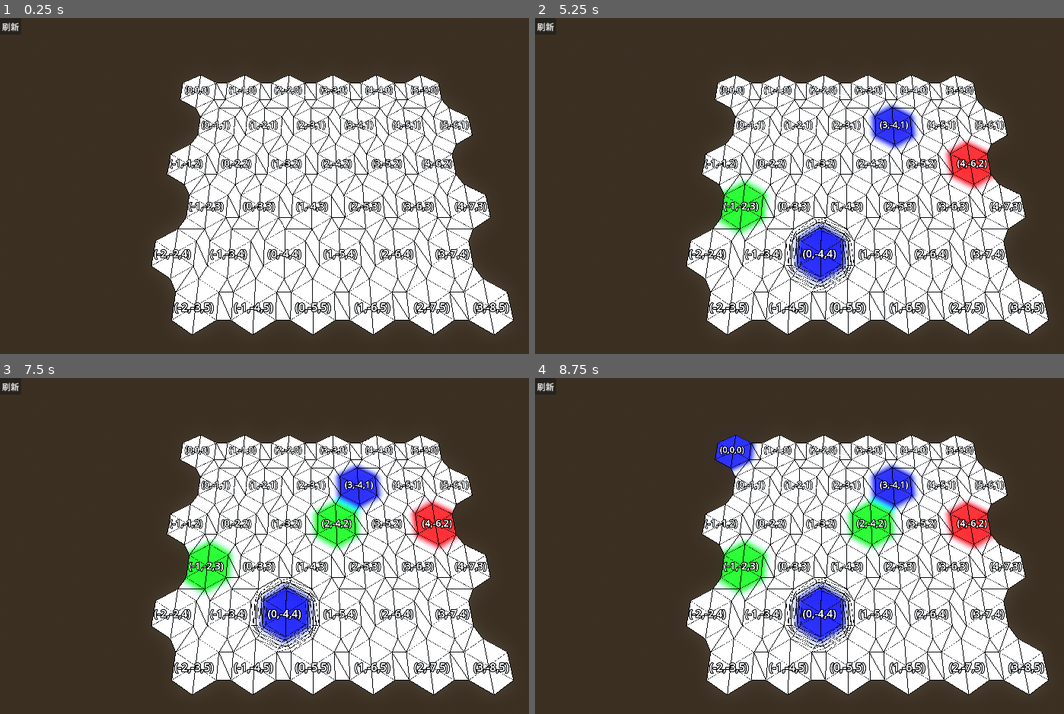
Above: before the commit, frames 1-4 (two rows, left to right).
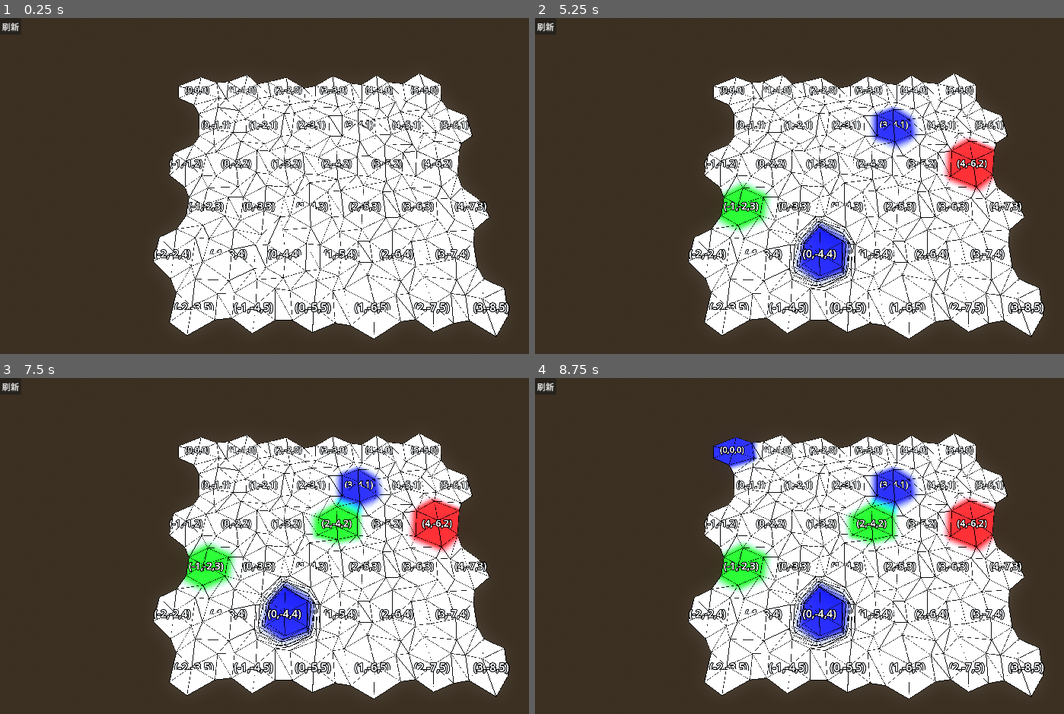
Above: after the commit, the same moments.

Repository: LiGameAcademy/godot_hex_map
Game: Godot game, scene res://scenes/main.tscn
Two runs of this game, one before a commit and one after it. Both use one fixed random seed, a clock stepped at 60 frames per second and the inputs below.
Inputs (mouse positions are in pixels of both pictures, inside the frame that each line leads up to):
- Up to frame 1 (0.25 s): no input
- Up to frame 2 (5.25 s): click "刷新" at 0.5 s; click "刷新" at 1.25 s; click "刷新" at 2 s; tap Enter at 2.75, 4.25 s; move the mouse to (974, 172) at 2.77 s; tap 1 at 2.85 s; click (974, 172) at 2.92 s; tap Space at 3.5, 5 s; move the mouse to (714, 206) at 3.52 s; tap 2 at 3.6 s; click (714, 206) at 3.67 s; move the mouse to (900, 112) at 4.27 s; tap 3 at 4.35 s; click (900, 112) at 4.42 s; move the mouse to (810, 256) at 5.02 s; tap Q at 5.1 s; click (810, 256) at 5.17 s
- Up to frame 3 (7.5 s): tap Enter at 5.75 s; move the mouse to (486, 599) at 5.77 s; tap E at 5.85 s; click (486, 599) at 5.92 s; tap Space at 6.5 s; move the mouse to (121, 498) at 6.52 s; tap 1 at 6.6 s; click (121, 498) at 6.67 s; move the mouse to (333, 549) at 7.27 s; tap 2 at 7.35 s; click (333, 549) at 7.42 s
- Up to frame 4 (8.75 s): move the mouse to (746, 462) at 8.02 s; tap 3 at 8.1 s; click (746, 462) at 8.17 s

The runs differ from the first frame. In frame 1, 6.9% of the frame differs, in the area x 28-98%, y 16-96%; in frame 2, 8.4%; in frame 3, 8.8%; in frame 4, 8.9%.

Commit message:
9-噪声扰动：噪声与顶点扰动

Diff:
--- a/prefabs/hex_grid.gd
+++ b/prefabs/hex_grid.gd
@@ -4,20 +4,23 @@
 
 @export var width := 6
 @export var height := 6
+@export var noise: FastNoiseLite
 
 @onready var hex_mesh: MeshInstance3D = $HexMesh
 
 var cells: Array[HexCell] = []
 
 func _ready() -> void:
+	HexMetrics.noise = noise
+
 	for z in height:
 		for x in width:
 			create_cell(x, z)
 	hex_mesh.triangulate(cells)
-	print(cells[0].coordinates)
-	for i in range(6):
-		var neighbor := cells[0].get_neighbor(i)
-		print(neighbor.coordinates if is_instance_valid(neighbor) else null)
+	#print(cells[0].coordinates)
+	#for i in range(6):
+		#var neighbor := cells[0].get_neighbor(i)
+		#print(neighbor.coordinates if is_instance_valid(neighbor) else null)
 
 func create_cell(x: int, z: int) -> void:
 	var cell : HexCell = HexCell.new()
--- a/prefabs/hex_grid.tscn
+++ b/prefabs/hex_grid.tscn
@@ -2,6 +2,7 @@
 
 [ext_resource type="Script" uid="uid://be8m8v571wab5" path="res://prefabs/hex_grid.gd" id="1_mmo8j"]
 [ext_resource type="Script" uid="uid://celdw1irt46w2" path="res://scripts/hex_mesh.gd" id="2_2vcw8"]
+[ext_resource type="FastNoiseLite" uid="uid://c438wsitnm4cr" path="res://resources/hex_noise.tres" id="2_rk35d"]
 
 [sub_resource type="ArrayMesh" id="ArrayMesh_2vcw8"]
 _surfaces = [{
@@ -33,6 +34,7 @@
 
 [node name="HexGrid" type="Node3D" unique_id=258472898]
 script = ExtResource("1_mmo8j")
+noise = ExtResource("2_rk35d")
 
 [node name="HexMesh" type="MeshInstance3D" parent="." unique_id=202375722]
 mesh = SubResource("ArrayMesh_2vcw8")
--- /dev/null
+++ b/resources/hex_noise.tres
@@ -0,0 +1,6 @@
+[gd_resource type="FastNoiseLite" format=3 uid="uid://c438wsitnm4cr"]
+
+[resource]
+noise_type = 3
+seed = 1234
+frequency = 0.06
--- a/scripts/hex_mesh.gd
+++ b/scripts/hex_mesh.gd
@@ -177,18 +177,34 @@
 
 	_add_triangle([v2, left_v, boundary_v], [c2, left_color, boundary_color])
 
-func _add_triangle(vertices: PackedVector3Array, colors: PackedColorArray) -> void:
+func _add_quad(vertices: PackedVector3Array, colors: PackedColorArray, perturb: bool = true) -> void:
+	_add_triangle([vertices[0], vertices[2], vertices[3]], [colors[0], colors[2], colors[3]], perturb)
+	_add_triangle([vertices[1], vertices[0], vertices[3]], [colors[1], colors[0], colors[3]], perturb)
+
+func _add_triangle(vertices: PackedVector3Array, colors: PackedColorArray, perturb: bool = true) -> void:
+	var vs : PackedVector3Array
+	if perturb:
+		for v in vertices:
+			vs.append(_perturb(v))
+	else:
+		vs = vertices
 	for i in range(3):
 		_surface_tool.set_color(colors[i])
-		_surface_tool.add_vertex(vertices[i])
+		_surface_tool.add_vertex(vs[i])
 		#_wireframe_vertices.append(vertices[i])
-	_wireframe_vertices.append(vertices[0]); _wireframe_vertices.append(vertices[1])
-	_wireframe_vertices.append(vertices[1]); _wireframe_vertices.append(vertices[2])
-	_wireframe_vertices.append(vertices[2]); _wireframe_vertices.append(vertices[0])
-
-func _add_quad(vertices: PackedVector3Array, colors: PackedColorArray) -> void:
-	_add_triangle([vertices[0], vertices[2], vertices[3]], [colors[0], colors[2], colors[3]])
-	_add_triangle([vertices[1], vertices[0], vertices[3]], [colors[1], colors[0], colors[3]])
+	_wireframe_vertices.append(vs[0]); _wireframe_vertices.append(vs[1])
+	_wireframe_vertices.append(vs[1]); _wireframe_vertices.append(vs[2])
+	_wireframe_vertices.append(vs[2]); _wireframe_vertices.append(vs[0])
+
+## 使用 HexMetrics 的噪声对顶点进行扰动
+func _perturb(p: Vector3) -> Vector3:
+	var noise := HexMetrics.sample_noise(p)
+	var q := p
+	q.x += noise.x * HexMetrics.CELL_PERTURB_STRENGTH
+	q.y += noise.y * HexMetrics.CELL_PERTURB_STRENGTH
+	q.z += noise.z * HexMetrics.CELL_PERTURB_STRENGTH
+	print("noise: ", noise, " q: ", q)
+	return q
 
 func _build_wireframe_mesh() -> void:
 	var arrays := []
--- a/scripts/hex_metrics.gd
+++ b/scripts/hex_metrics.gd
@@ -34,6 +34,10 @@
 const HORIZONTAL_TERRACE_STEP_SIZE := 1.0 / TERRACE_STEPS
 ## 垂直方向上每个 Terrace 的步长
 const VERTICAL_TERRACE_STEP_SIZE := 1.0 / float(TERRACES_PER_SLOPE + 1)
+
+const CELL_PERTURB_STRENGTH := 5.0
+
+static var noise: FastNoiseLite
 
 ## 获取第一个混合角点的坐标
 static func get_first_corner(index: int) -> Vector3:
@@ -80,3 +84,16 @@
 	if delta == 1:
 		return HexEdgeType.SLOPE
 	return HexEdgeType.CLIFF
+
+static func sample_noise(position: Vector3) -> Vector3:
+	if noise == null:
+		return Vector3.ZERO
+
+	var x := position.x
+	var y := position.y
+	var z := position.z
+
+	var nx := noise.get_noise_3d(x, y, z)
+	var ny := noise.get_noise_3d(x + 100.0, y + 200.0, z + 300.0)
+	var nz := noise.get_noise_3d(x - 100.0, y - 200.0, z - 300.0)
+	return Vector3(nx, ny, nz)
